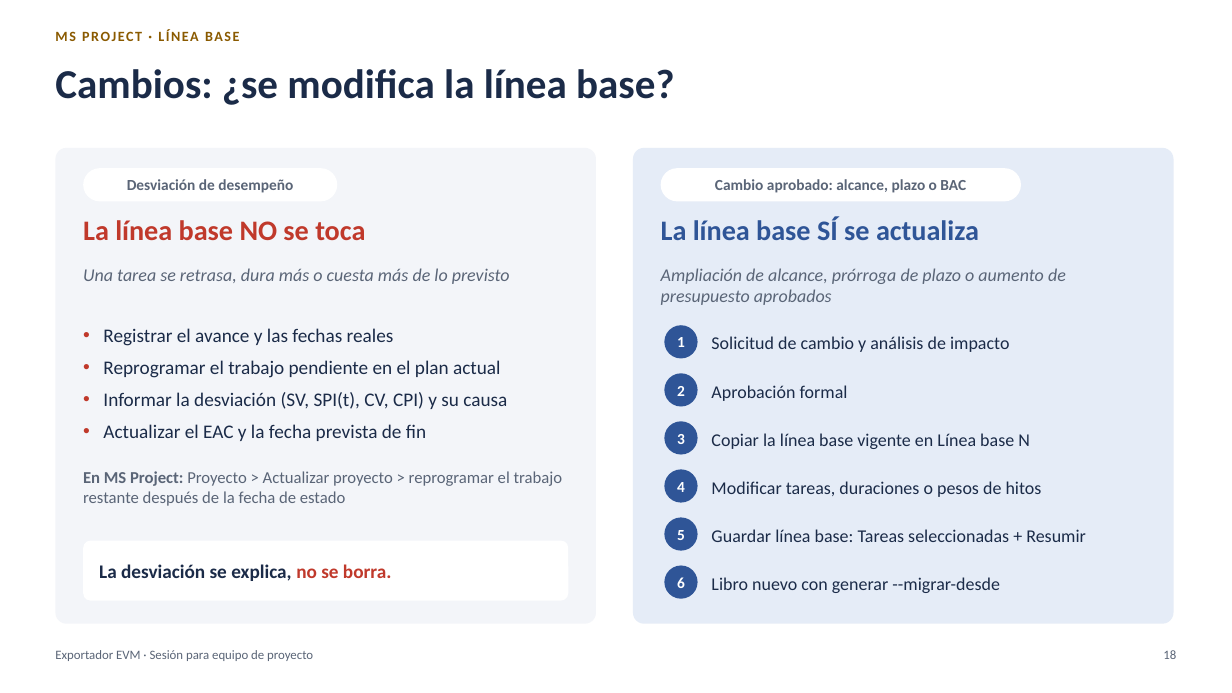
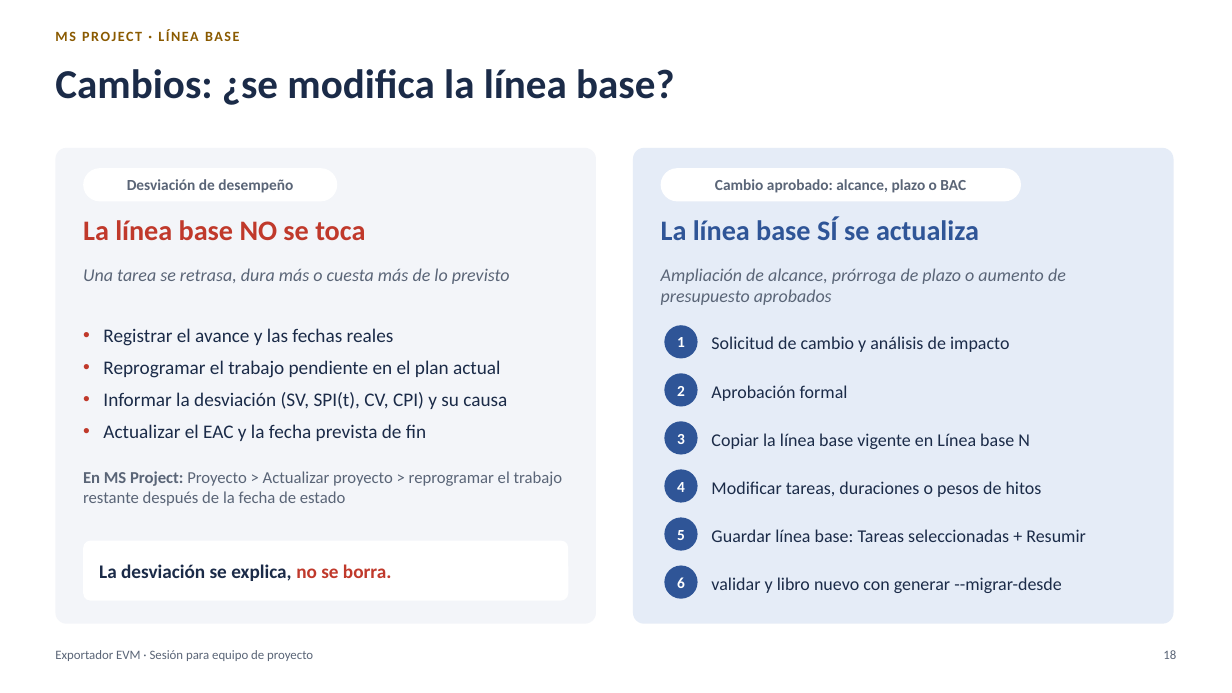
Before and after one commit to MarceloSalazar/evm-automation, a slide deck: slide 18 of docs/presentacion-jefes-de-proyecto.pptx. Drawn at 1232x693 pixels with LibreOffice and Linux fonts; fonts in the diff are those of the drawing. Boxes give left, top, right and bottom in pixels: in the first picture for what was removed or moved away, otherwise in the second. Text is boxed around its words. In the diff, an @@ line names an element or a change of style, - is before the commit and + after.

```diff
--- a/docs/presentacion-jefes-de-proyecto.pptx
+++ b/docs/presentacion-jefes-de-proyecto.pptx
@@ text at (711, 577, 1062, 593): text changed @@
-Libro nuevo con generar --migrar-desde
+validar y libro nuevo con generar --migrar-desde
```
Also in this commit, not shown: 15 other slides changed, 1 other file.
